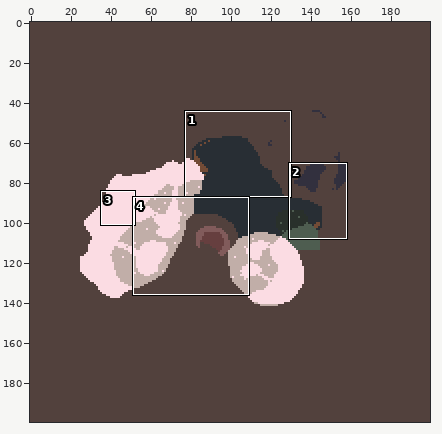
File history of a sprite sheet, maps/first.png. Above: a wide view before the commit, with the close-up outlined.
Close-up. Before:
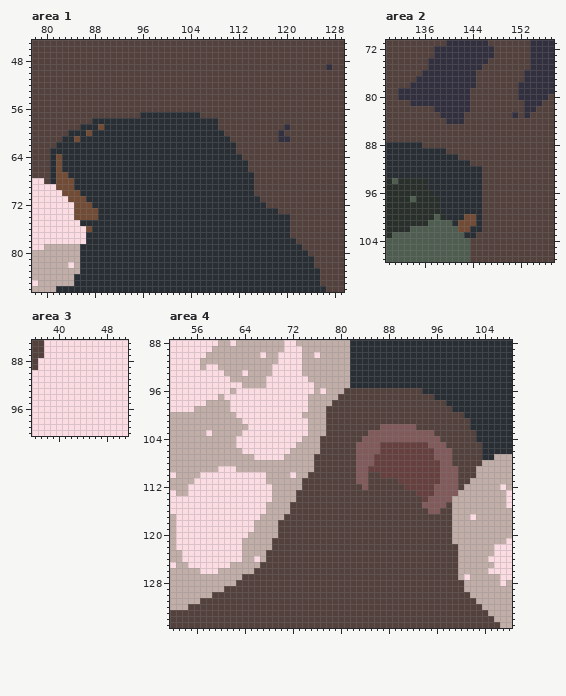
The file is 200x200 pixels. Colours within 5 levels of each other are drawn and written as one. Shown: area 1: x 78..129, y 45..86; area 2: x 130..157, y 71..107; area 3: x 36..51, y 85..100; area 4: x 52..108, y 88..135.
And afterwards:
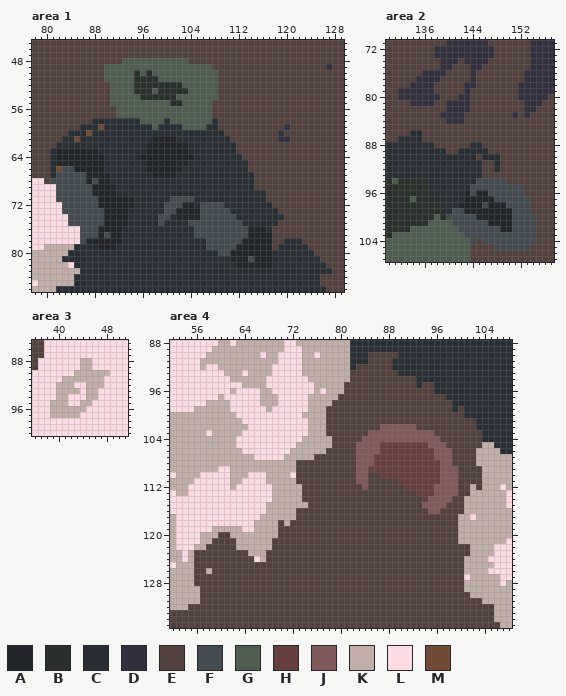
Palette (. is transparent): A #22262b  B #29302b  C #282e34  D #32303e  E #52413d  F #444c51  G #4e5d50  H #663f3f  J #815b5b  K #c1aea8  L #fbdce3  M #724b36
Difference:
Changed rows in their new state; - is an unchanged pixel.
Area 1:
first column x 81:
48 ------------GGGGGGGGGGG------------------------
49 ---------GGGGGGGGGGGGGGGGGG--------------------
50 ---------GGGGGBGBGGGGGGGGGGG-------------------
51 ---------GGGGGBBBBGGGGGGGGGG-------------------
52 ----------GGGGBBBBBBBBGGGGGG-------------------
53 ----------GGGGBBBGBBBBBGGGGG-------------------
54 ----------GGGGGBBBBBBGGGGGGG-------------------
55 ----------GGGGGGGGGGBBGGGGG--------------------
56 -----------GGGGGGGGGGGGGGGG--------------------
57 -----------GGGGGGGGGGGGGGGG--------------------
58 ---------------GGGG-GGGGGGG--------------------
59 -----------------G----GGGG---------------------
61 -----------------AAAA--------------------------
62 ----------------AAAAAAA------------------------
63 -AAAAAAA--------AAAAAAA------------------------
64 -AAAAAAAA------AAAAAAAAA-----------------------
65 -AAAAAAAA-------AAAAAAA------------------------
66 --FFAAAAA-------AAAAAA-------------------------
67 -FFFFFAAAA-------AAAA--------------------------
68 FFFFFFAFAA-------------------------------------
69 -FFFFFFAAAA------------------------------------
70 -FFFFFFAAAA-----------------------CC-----------
71 -FFFFFFFAAAAAA------FFFF-----------C-----------
72 --FFFFFFAAAAAA-----FFFAA-FFFF-------C----------
73 --FFFFFFFAAAA------FFAAAAFFFFF-----------------
74 ---FFFFFFAAAA-----FF-AAAAFFFFFF--------E-------
75 ---FFFFFFAAAA-----F----FFFFFFFFF------EE-------
76 -----FFFAAAA------------FFFFFFFFFAAA-EEE-------
77 -----FFFAFAA------------FFFFFFFFFAAAAEEE-------
78 -----FAAAAAA--------------FFFFFFAAAAAEE--C-----
79 ----C---AAA---------------FFFFFAAAAAAE----C----
80 ---CC-----------------------FFAAAAAAA------C---
81 --CCC-------------------------AAAFAAA-------C--
82 ----C--------------------------AAAAAA-------CC-
83 ---------------------------------------------CC
Area 2:
first column x 137:
 74 EE---E-
 75 EE--EEE
 76 ---EEEE
 77 --EEEEE
 78 -EEEEE-
 79 -EEEEE-
 80 --EEE--
 81 -EE----
 82 -EE----
first column x 132:
 86 --CC-------------------
 87 CCCC-------------------
 88 ----CC------CC---------
 89 ----------CCCCC--------
 90 ----------CCC-CCC------
 91 ------------CC--C------
 92 ----------------C------
 94 -------------FFFFF-----
 95 ------------FFFFFFFFF--
 96 -----------AFAAFFFFFF--
 97 -----------AAAAAFFFFFF-
 98 ----------AAAAFAAAFFFF-
 99 ---------FFAAAAAAAAFFF-
100 --------FFFFFAAAAAAFFFF
101 ---------FFFFFFAAAAFFFF
102 ----------FFFFFFFAAFFFF
103 -----------FFFFFFFFFFFF
104 ------------F-FFFFFFFFF
105 ----------------FFFFFF-
Area 3:
first column x 39:
 88 -----KK---
 89 -----KK---
 90 ----KKKKKK
 91 --KKKKKKK-
 92 -KKK--KKK-
 93 -KKKK-KK--
 94 -KK---KK--
 95 KKK--KK---
 96 KKKKKK----
 97 KKKKK-----
Area 4:
first column x 55:
 90 ------------------------------EEEEE-----------------
 91 ------------------------------EEEE------------------
 92 ----------------------------EEEEEE------------------
 93 ---------------------------EEEEEEEE-----------------
 94 ---------------------------EEEEEEEEEEE--------------
 95 --------------------------EEEEEEEEEEEE-EE-----------
 96 ------------KK-------------------------EE-----------
 97 ------------KKK--------------------------EE---------
 98 ------------KKK----------------------------E--------
 99 -------------K-------------------------------E------
101 -----------------------------------------------E----
102 -----------------------------------------------E----
103 ------------------------------------------------E---
104 ----------------------KK------------------------E---
105 ----------------------KK-------------------------KK-
106 ----------------------K-------------------------KKKK
107 ------------------------------------------------KKK-
108 ------------------EEE---------------------------K---
109 -------K----------EEE---------------------------E---
110 -------KKK--------EE----------------------------E---
111 -------KK---------E----------------------------EE---
112 -------K--------------------------------------E-E---
113 ------------------K--------------------------EE-----
114 ------------------K-------------------------EE------
115 -----------------KKK------------------------EE------
116 -----------------K--------------------------EE------
117 ----------------KK--------------------------E-------
118 ----------------K---------------------------E-------
119 ----KKKKK-----------------------------------E-------
120 --KKKEEKKK----------------------------------E-------
121 --KKEEEEK-----------------------------------E-------
122 -KKEEEEEK------------------------------------EE-----
123 KEEEEEEEEE-----------------------------------EE-----
124 KEEEEEEEEEE----------------------------------E------
125 KEEEEEEEEEEE---------------------------------E------
126 -EEKEEEEEEE----------------------------------E------
127 -EEEEEEEE------------------------------------E------
128 -EEEEEEE--------------------------------------------
129 --EEEE----------------------------------------------
130 --EE------------------------------------------------
131 ------------------------------------------------E---
132 -------------------------------------------------EE-
133 --------------------------------------------------E-
